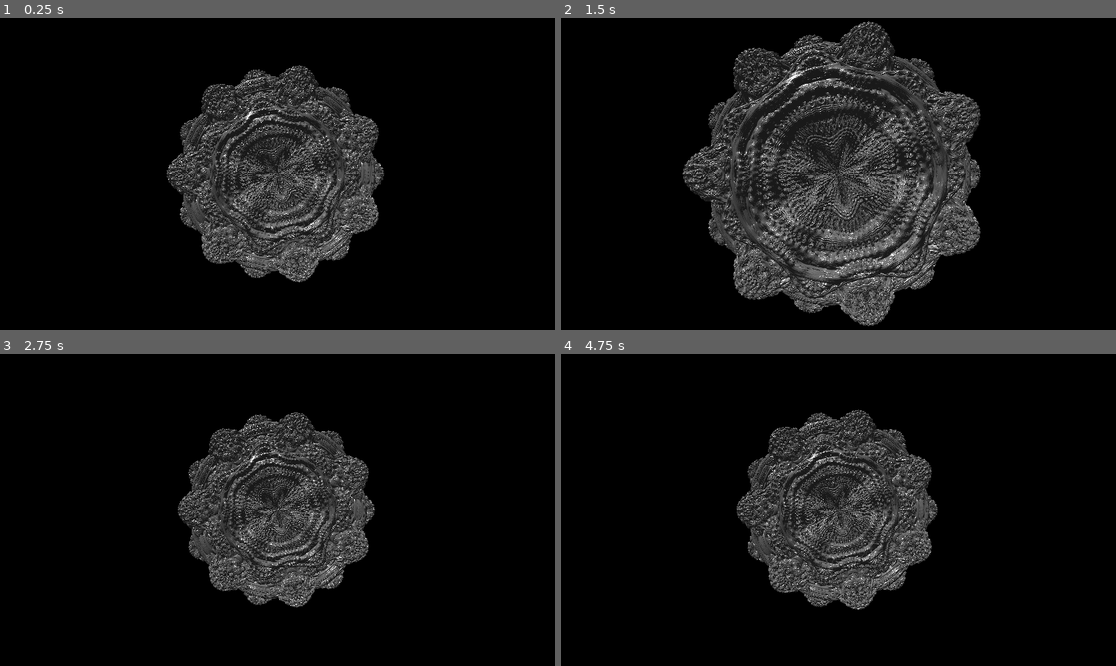
Above: before the commit, frames 1-4 (two rows, left to right).
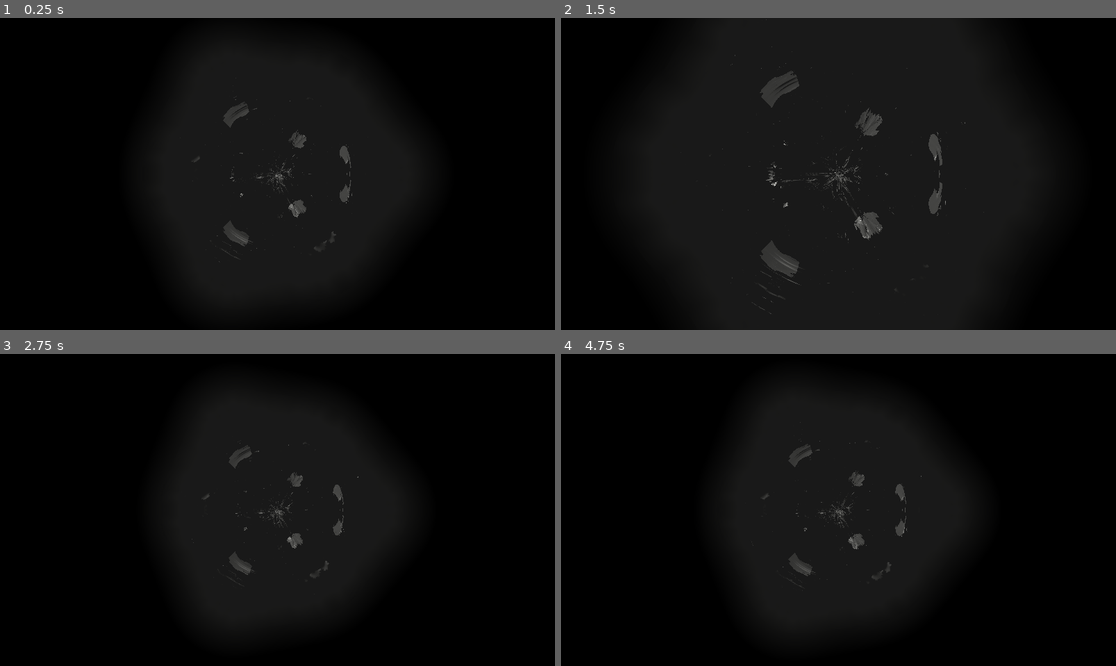
Above: after the commit, the same moments.

Repository: Peter-Pyshnyy/fractal-renderer
Game: Godot game, scene res://modules/renderer/FractalRenderer.tscn
Same seed, same stepped clock (60 frames per second), same inputs: the game is played once before the commit and once after it.
Inputs (mouse positions are in pixels of both pictures, inside the frame that each line leads up to):
- Up to frame 1 (0.25 s): no input
- Up to frame 2 (1.5 s): move the mouse to (960, 158) at 0.52 s; hold D (move_right) 0.53-1.28 s; hold C (switch_camera) 0.53-1.28 s; click (960, 158) at 0.67 s; tap Enter at 1.25 s; move the mouse to (727, 189) at 1.27 s; hold S (move_backward) from 1.28 s (still down); tap C (switch_camera) at 1.35 s
- Up to frame 3 (2.75 s): move the mouse to (333, 441) at 2.02 s; release S (move_backward) at 2.03 s; hold D (move_right) from 2.03 s (still down); hold C (switch_camera) from 2.03 s (still down)
- Up to frame 4 (4.75 s): tap Space at 2.75 s; move the mouse to (810, 572) at 2.77 s; release D (move_right) at 2.78 s; release C (switch_camera) at 2.78 s; hold W (move_forward) 2.78-3.53 s; tap C (switch_camera) at 2.85, 4.35 s; click (810, 572) at 2.92 s; move the mouse to (1005, 556) at 3.52 s; hold C (switch_camera) 3.53-4.28 s; hold A (move_left) from 3.53 s (still down); tap Enter at 4.25 s; move the mouse to (672, 463) at 4.27 s

The runs differ from the first frame. In frame 1, 17% of the frame differs, in the area x 29-74%, y 11-89%; in frame 2, 39%, in the area x 15-85%, y 0-100%; in frame 3, 13%; in frame 4, 14%.

Commit message:
Add epsilon relaxation

Diff:
--- a/modules/renderer/FractalRenderer.tscn
+++ b/modules/renderer/FractalRenderer.tscn
@@ -9,16 +9,17 @@
 shader_parameter/globalAmbient = Vector3(0.1, 0.1, 0.1)
 shader_parameter/globalDiffuse = Vector3(0.4, 0.4, 0.4)
 shader_parameter/globalSpecular = Vector3(1, 1, 1)
-shader_parameter/power = 8.0
+shader_parameter/power = 4.025
 shader_parameter/iterations = 10
+shader_parameter/fov = 45.0
 shader_parameter/fovScale = 0.0
 shader_parameter/cameraPos = Vector3(0.75, -0.82, 3.955)
 shader_parameter/forward = Vector3(0, 0, 0)
 shader_parameter/right = Vector3(0, 0, 0)
 shader_parameter/up = Vector3(0, 1, 0)
 shader_parameter/MAX_STEPS = 250
-shader_parameter/MAX_DIST = 20.0
-shader_parameter/MIN_HIT_DIST = 0.001
+shader_parameter/epsilon = 1e-05
+shader_parameter/color = Vector3(1, 1, 0.975)
 shader_parameter/lightPos = Vector3(-2, 5, 3)
 shader_parameter/lightColor = Vector3(0.9, 0.9, 0.68)
 shader_parameter/ambientColor = Vector3(1, 1, 1)
--- a/scripts/renderer_controller.gd
+++ b/scripts/renderer_controller.gd
@@ -25,4 +25,5 @@
 	fractal_material.set_shader_parameter("forward", cam_forward.normalized())
 	fractal_material.set_shader_parameter("up", cam_up.normalized())
 	fractal_material.set_shader_parameter("right", cam_forward.cross(cam_up).normalized())
+	fractal_material.set_shader_parameter("fov", virtual_camera.fov)
 	fractal_material.set_shader_parameter("fovScale", tan(deg_to_rad(virtual_camera.fov) * 0.5))
--- a/shaders/fragment/mandelbulb.gdshader
+++ b/shaders/fragment/mandelbulb.gdshader
@@ -1,14 +1,14 @@
 shader_type canvas_item;
 render_mode unshaded; // to check what does
+
 #define CUSTOM_SDF_PROVIDED
-#include "res://shaders/includes/blinn_phong.gdshaderinc"
+#include "res://shaders/includes/color/blinn_phong.gdshaderinc"
 #include "res://shaders/includes/sdfs/sdf_mandelbulb.gdshaderinc"
-#include "res://shaders/includes/ray_marcher.gdshaderinc"
+#include "res://shaders/includes/rayMarcher/ray_marcher_ER.gdshaderinc"
 
 void fragment() {
 	vec2 resolution = 1.0 / SCREEN_PIXEL_SIZE;
-
     vec3 rayDir = getRayDirection(resolution, UV);
-    vec3 raymarchColor = raymarch(rayDir);
+    vec3 raymarchColor = raymarchER(rayDir, resolution.x);
     COLOR = vec4(raymarchColor, 1.0);
 }
Renamed: shaders/includes/blinn_phong.gdshaderinc -> shaders/includes/color/blinn_phong.gdshaderinc
Renamed: shaders/includes/blinn_phong.gdshaderinc.uid -> shaders/includes/color/blinn_phong.gdshaderinc.uid
Not shown, changed: shaders/includes/rayMarcher/ray_marcher.gdshaderinc
Renamed: shaders/includes/ray_marcher.gdshaderinc.uid -> shaders/includes/rayMarcher/ray_marcher.gdshaderinc.uid
Not shown, added: shaders/includes/rayMarcher/ray_marcher_ER.gdshaderinc
Not shown, added: shaders/includes/rayMarcher/ray_marcher_ER.gdshaderinc.uid
